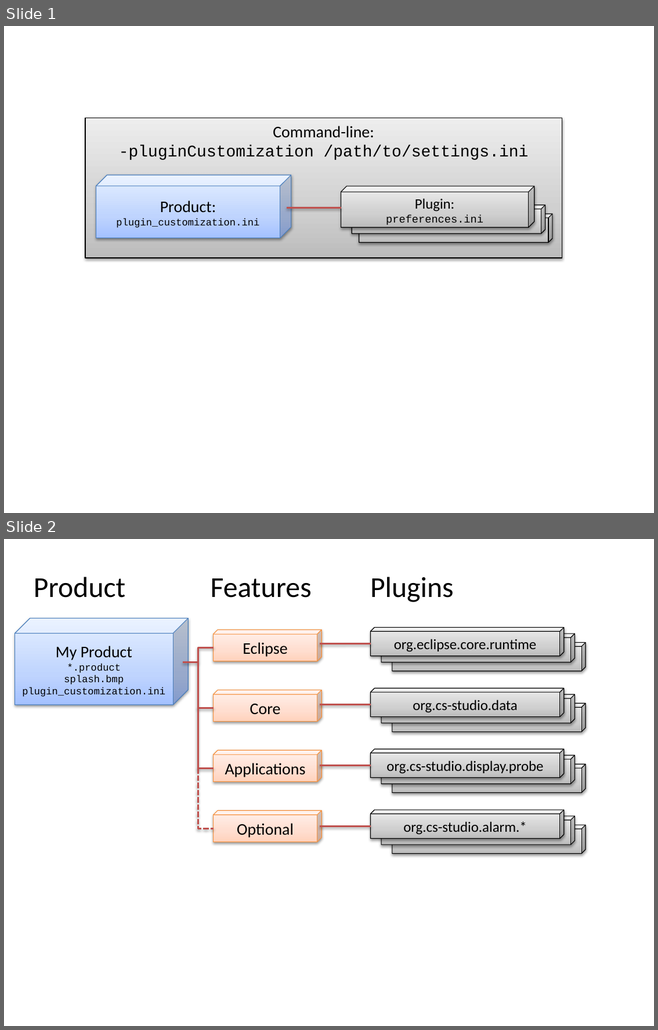
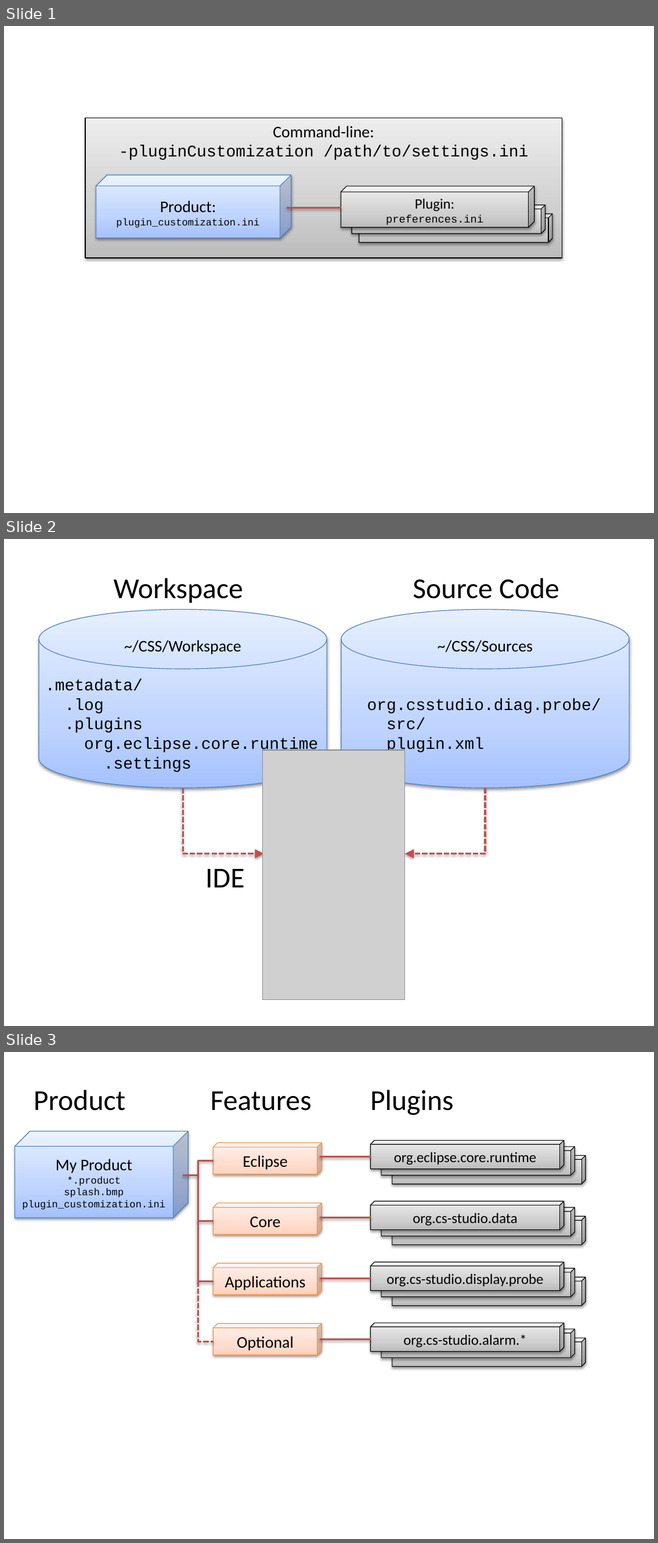
Before and after one commit to ControlSystemStudio/org.csstudio.docbook, a slide deck: src/slides.pptx. Shown one above the other, each under a label of ours: slides 1 and 2 before the commit, slides 1, 2 and 3 after it. The pictures are 658x1030 and 658x1543 pixels, drawn with LibreOffice and Linux fonts; fonts in the diff are those of the drawing; grey boxes stand for pictures. Boxes give left, top, right and bottom in pixels: in the first picture for what was removed or moved away, otherwise in the second. Text is boxed around its words. In the diff, an @@ line names an element or a change of style, - is before the commit and + after.

```diff
--- a/src/slides.pptx
+++ b/src/slides.pptx
@@ slide 2 added at (x1=4, y1=539, x2=654, y2=1026), background #FFFFFF @@
@@ text added at (x1=114, y1=578, x2=559, y2=603), 32 pt, text #000000 @@
+Workspace Source Code
@@ cylinder added at (x1=39, y1=609, x2=327, y2=788), fill gradient #A4C4FF to #BFD4FF to #E6EEFF, outline #4B7EBC 0.75 pt, 18 pt, text #000000 @@
+~/CSS/Workspace
+.metadata/
+.log
+.plugins
+org.eclipse.core.runtime
+.settings
@@ cylinder added at (x1=341, y1=609, x2=629, y2=788), fill gradient #A4C4FF to #BFD4FF to #E6EEFF, outline #4B7EBC 0.75 pt, 18 pt, text #000000 @@
+~/CSS/Sources
+org.csstudio.diag.probe/
+src/
+plugin.xml
+…
@@ picture added at (x1=263, y1=750, x2=405, y2=1000) @@
@@ elbow arrow added from (183, 788) to (264, 854), #C0504D 2 pt dashed @@
@@ elbow arrow added from (485, 788) to (405, 854), #C0504D 2 pt dashed @@
@@ text added at (x1=205, y1=869, x2=244, y2=888), 32 pt, text #000000 @@
+IDE
@@ what was slide 2 is now slide 3 @@
```
Also in this commit, not shown: 1 other slide added, 6 other files.
